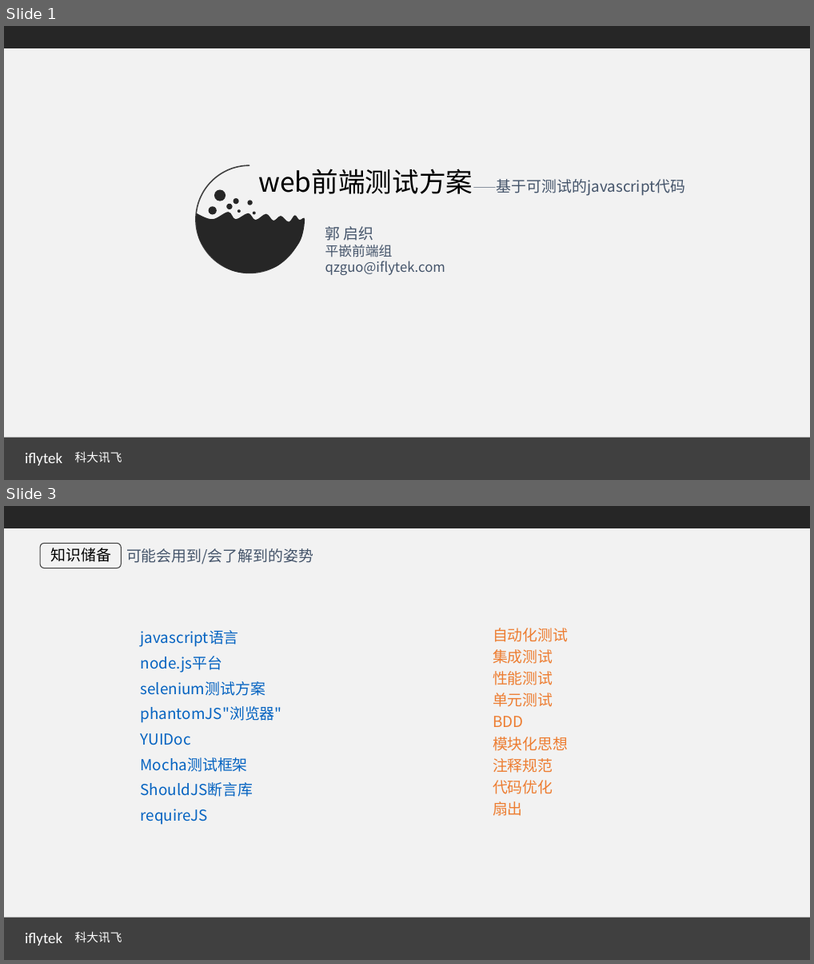
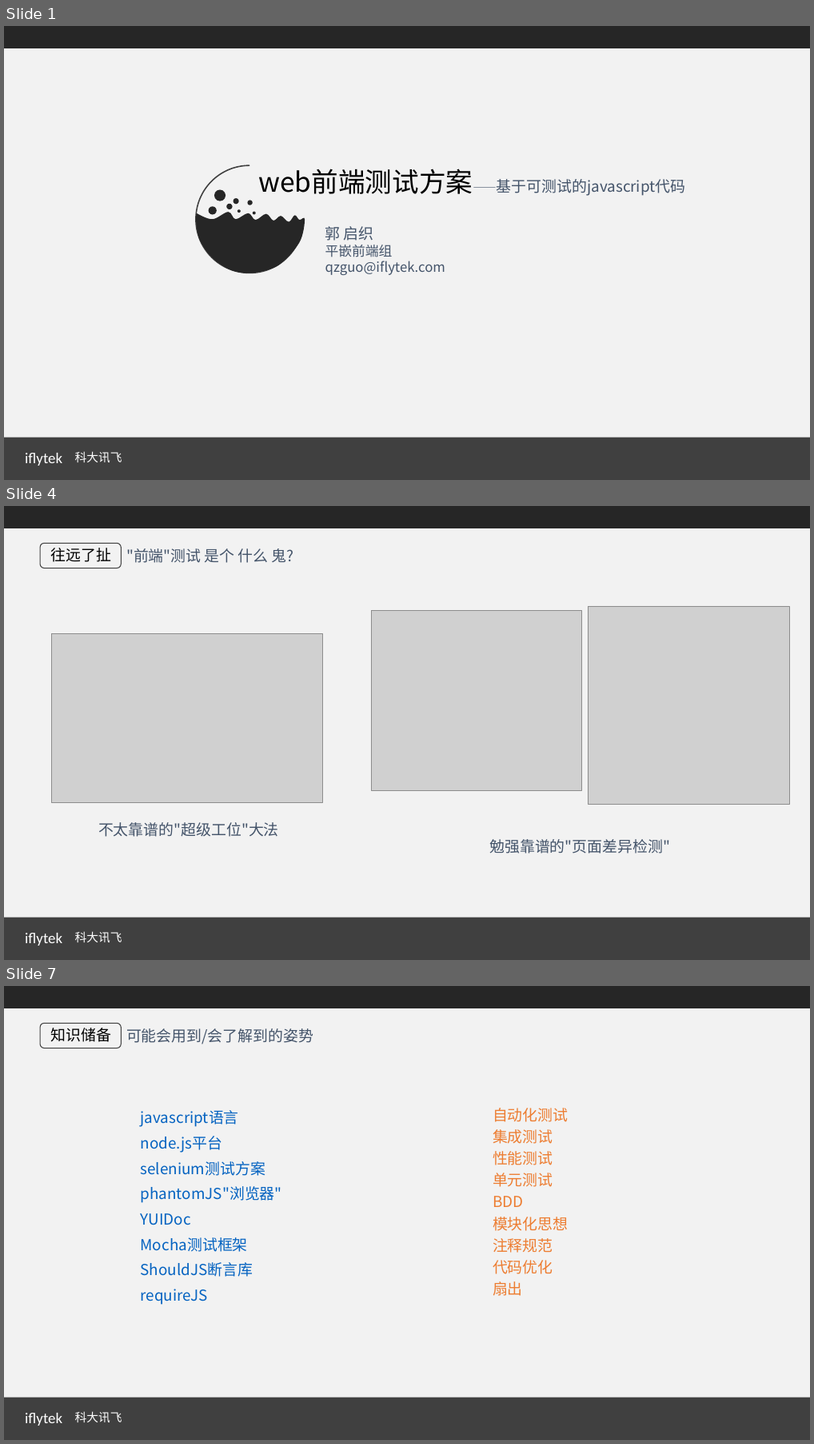
Before and after one commit to Ahkari/helloWorld, a slide deck: mocha-phantomJs/U/web测试方案.ppt. Shown one above the other, each under a label of ours: slides 1 and 3 before the commit, slides 1, 4 and 7 after it; the slides between them are not shown. The pictures are 814x964 and 814x1444 pixels, drawn with LibreOffice and Linux fonts; fonts in the diff are those of the drawing; grey boxes stand for pictures. Boxes give left, top, right and bottom in pixels: in the first picture for what was removed or moved away, otherwise in the second. Text is boxed around its words. In the diff, an @@ line names an element or a change of style, - is before the commit and + after.

Commit message:
PPT增加前端现状部分

```diff
--- a/mocha-phantomJs/U/web测试方案.ppt
+++ b/mocha-phantomJs/U/web测试方案.ppt
@@ slide 4 added at bbox=[4, 506, 810, 960], background #F2F2F2; not listed: 2 template elements that a slide beside it also shows @@
@@ rounded rectangle added at bbox=[40, 543, 122, 568], outline #404040 0.99 pt @@
@@ text added at bbox=[50, 548, 111, 562], 18 pt, text #000000 @@
+往远了扯
@@ text added at bbox=[126, 548, 294, 563], 18 pt, text #44546A @@
+"前端"测试 是个 什么 鬼?
@@ picture added at bbox=[371, 611, 582, 790] @@
@@ picture added at bbox=[588, 606, 790, 804] @@
@@ picture added at bbox=[51, 633, 322, 802] @@
@@ text added at bbox=[98, 822, 279, 836], 18 pt, text #44546A @@
+不太靠谱的"超级工位"大法
@@ text added at bbox=[490, 839, 670, 853], 18 pt, text #44546A @@
+勉强靠谱的"页面差异检测"
@@ text added at bbox=[25, 932, 62, 945], 18 pt, text #FFFFFF @@
+iflytek
@@ text added at bbox=[75, 931, 122, 942], 14 pt, text #FFFFFF @@
+科大讯飞
@@ what was slide 3 is now slide 7 @@
```
Also in this commit, not shown: 4 slides changed, 3 other slides added, 1 other file.
